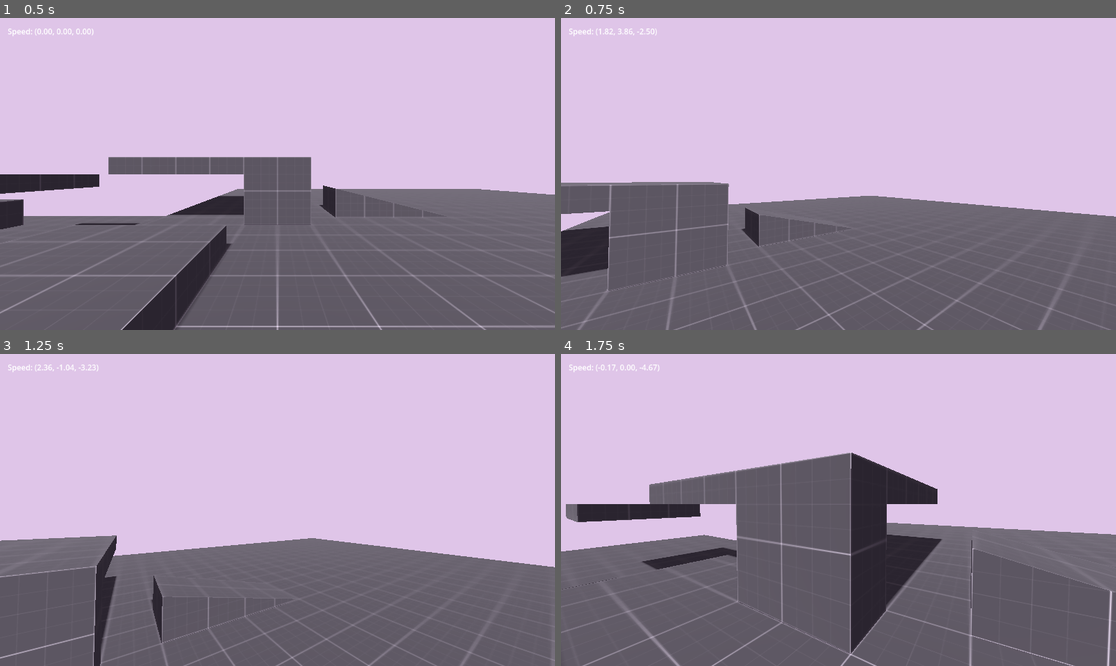
Above: before the commit, frames 1-4 (two rows, left to right).
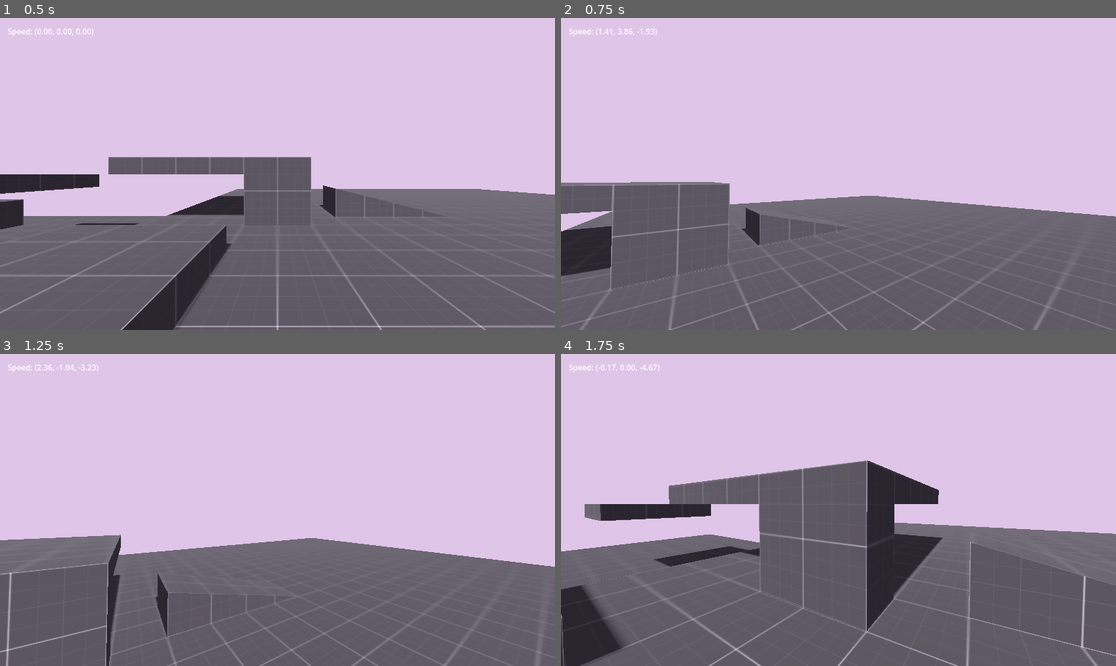
Above: after the commit, the same moments.

Repository: Falkimore/first-person-quake-movement
Game: Godot game, scene res://main.tscn
Same seed, same stepped clock (60 frames per second), same inputs: the game is played once before the commit and once after it.
Inputs (mouse positions are in pixels of both pictures, inside the frame that each line leads up to):
- Up to frame 1 (0.5 s): no input
- Up to frame 2 (0.75 s): tap Enter at 0.5 s; move the mouse to (866, 174) at 0.52 s; hold W (move_forward) from 0.53 s (still down); tap Space (jump) at 0.6 s
- Up to frame 3 (1.25 s): keep holding W (move_forward); tap Space (jump) at 0.77, 1.07 s
- Up to frame 4 (1.75 s): keep holding W (move_forward); move the mouse to (810, 510) at 1.27 s; tap Space (jump) at 1.35, 1.52 s

Frame 1 is identical in both runs. In frame 2, 1.4% of the frame differs, in the area x 0-100%, y 3-100%; in frame 3, 2.8%; in frame 4, 8.4%, in the area x 0-100%, y 31-100%.

Commit message:
rename exported vars

Diff:
--- a/player/player.gd
+++ b/player/player.gd
@@ -4,12 +4,12 @@
 
 signal landed(last_velocity: Vector3)
 
-@export var MAX_SPEED := 4.0
-@export var GROUND_ACCEL := 24.0
-@export var GROUND_FRICTION := 5.0
-@export var AIR_ACCEL := 12.0
-@export var JUMP_FORCE := 5.0
-@export var CAM_SENSITIVITY := 0.01
+@export var max_speed := 4.0
+@export var ground_accel := 24.0
+@export var ground_friction := 5.0
+@export var air_accel := 6.0
+@export var jump_force := 5.0
+@export var cam_sensitivity := 0.01
 
 @onready var head: Node3D = $Head
 @onready var pause_menu: Control = $PauseMenu
@@ -26,8 +26,8 @@
 	elif event is InputEventMouseMotion:
 		if Input.mouse_mode != Input.MOUSE_MODE_CAPTURED:
 			return
-		rotate_y(CAM_SENSITIVITY * -event.screen_relative.x)
-		head.rotate_x(CAM_SENSITIVITY * -event.screen_relative.y)
+		rotate_y(cam_sensitivity * -event.screen_relative.x)
+		head.rotate_x(cam_sensitivity * -event.screen_relative.y)
 		head.rotation_degrees.x = clamp(head.rotation_degrees.x, -80, 80)
 
 
@@ -47,7 +47,7 @@
 	velocity += get_gravity() * delta
 
 	if Input.is_action_just_pressed("jump") and (is_on_floor() or is_on_wall()):
-		velocity.y = JUMP_FORCE
+		velocity.y = jump_force
 
 	var input_dir := get_input_dir()
 	var move_dir := transform.basis * Vector3(input_dir.x, 0.0, input_dir.y)
@@ -77,8 +77,8 @@
 	var proj_vel := velocity.dot(accel_dir)
 	var accel_vel := delta * accel_force
 
-	if proj_vel + accel_vel > MAX_SPEED:
-		accel_vel = MAX_SPEED - proj_vel
+	if proj_vel + accel_vel > max_speed:
+		accel_vel = max_speed - proj_vel
 
 	velocity += accel_dir * accel_vel
 
@@ -87,11 +87,11 @@
 	var speed := velocity.length()
 
 	if speed != 0.0:
-		var drop := speed * GROUND_FRICTION * delta
+		var drop := speed * ground_friction * delta
 		velocity *= maxf(speed - drop, 0.0) / speed
 
-	_accelerate(delta, move_dir, GROUND_ACCEL)
+	_accelerate(delta, move_dir, ground_accel)
 
 
 func _air_movement(delta: float, move_dir: Vector3) -> void:
-	_accelerate(delta, move_dir, AIR_ACCEL)
+	_accelerate(delta, move_dir, air_accel)
